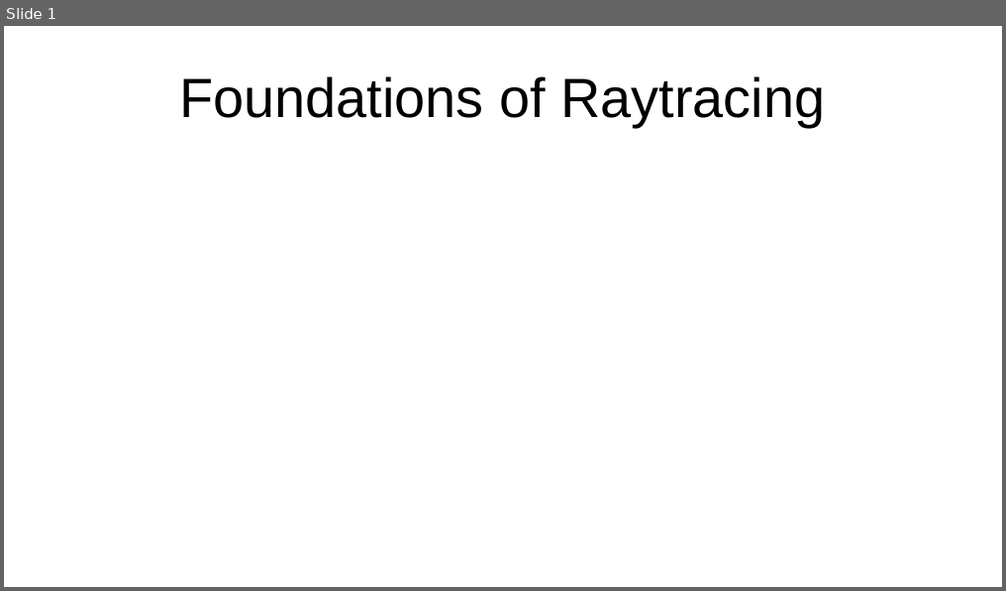
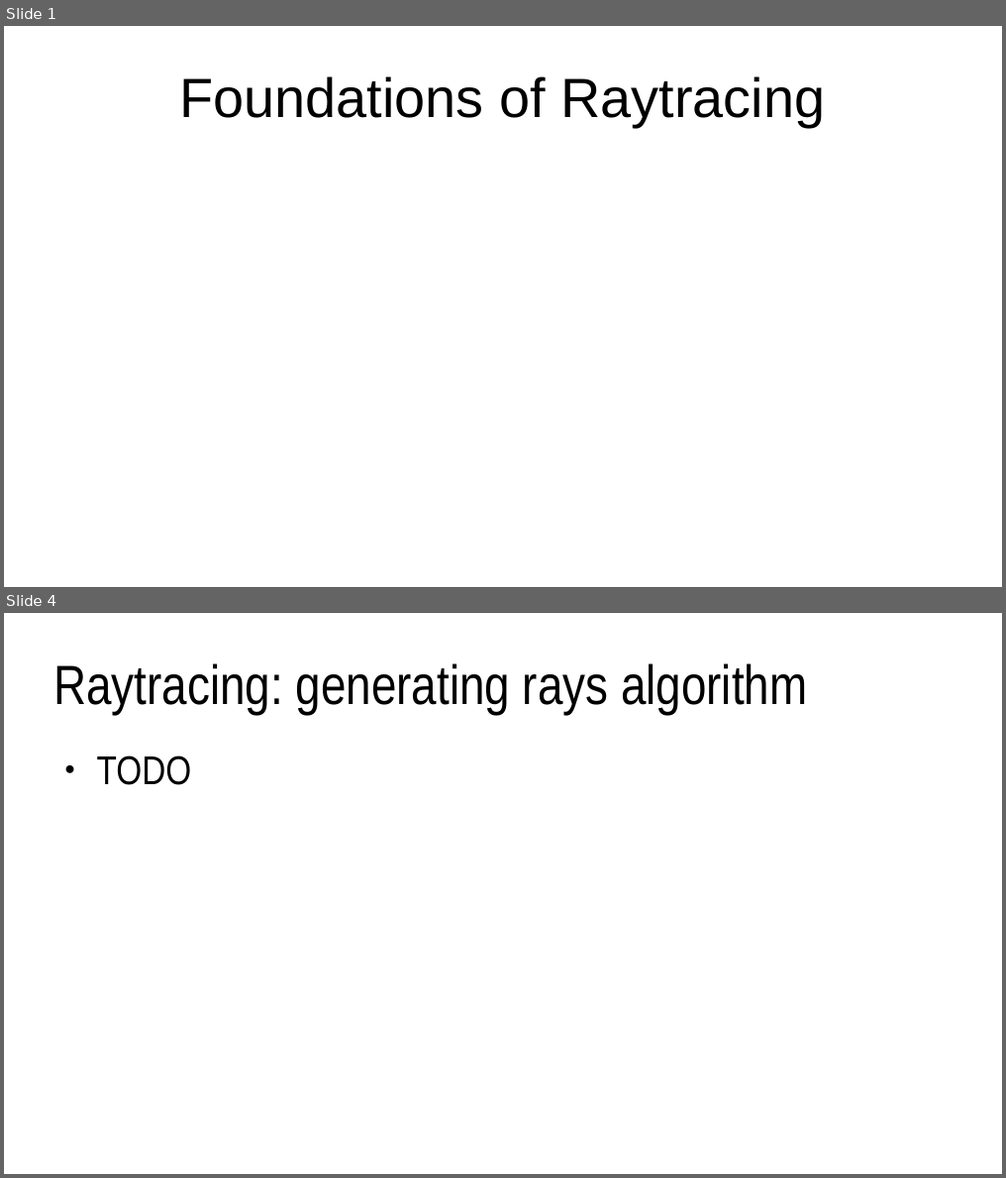
Before and after one commit to lorentzo/IntroductionToComputerGraphics, a slide deck: lectures/foundations_rendering/foundations_raytracing.odp. Shown one above the other, each under a label of ours: slide 1 before the commit, slides 1 and 4 after it; the slides between them are not shown. The pictures are 1006x591 and 1006x1178 pixels, drawn with LibreOffice and Linux fonts; fonts in the diff are those of the drawing. Boxes give left, top, right and bottom in pixels: in the first picture for what was removed or moved away, otherwise in the second. Text is boxed around its words. In the diff, an @@ line names an element or a change of style, - is before the commit and + after.

```diff
--- a/lectures/foundations_rendering/foundations_raytracing.odp
+++ b/lectures/foundations_rendering/foundations_raytracing.odp
@@ slide 4 added at [4, 613, 1002, 1174], background #FFFFFF @@
@@ title added at [54, 663, 807, 714], 44 pt, text #000000 @@
+Raytracing: generating rays algorithm
@@ text added at [97, 756, 192, 785], 32 pt, text #000000 @@
+● TODO
```
Also in this commit, not shown: 1 slide changed, 7 other slides added, 5 other files.
